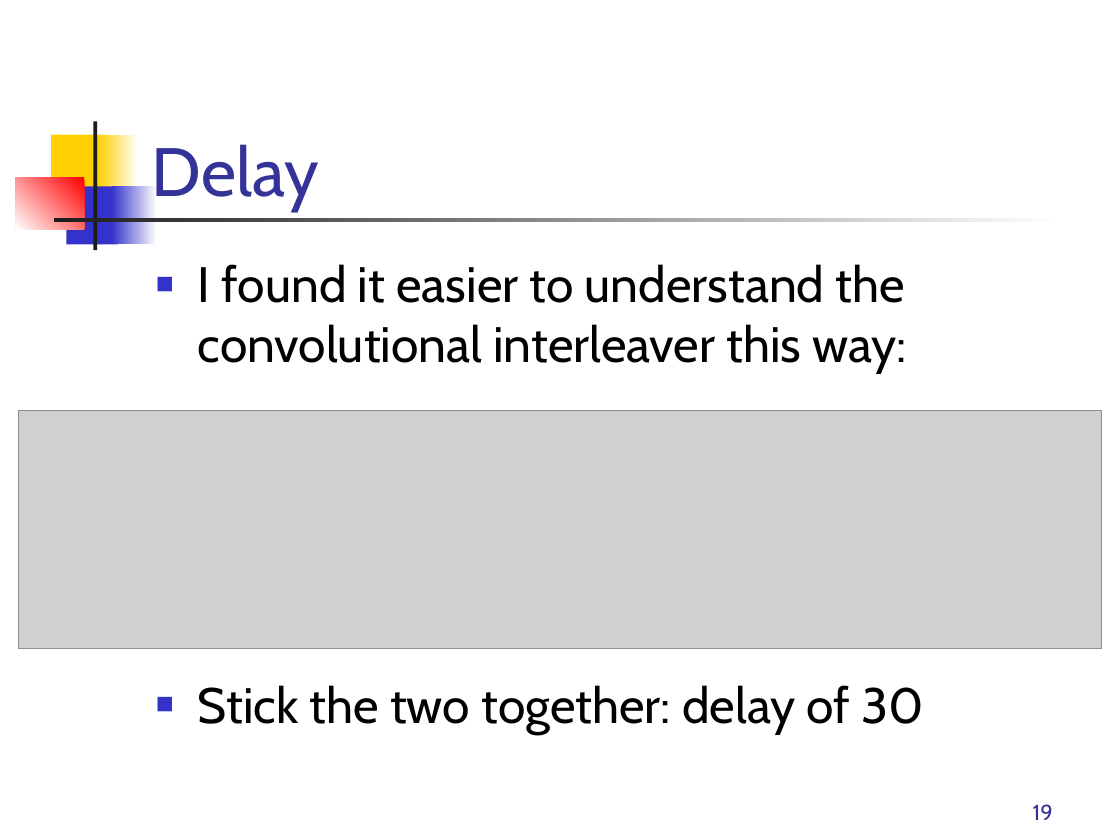
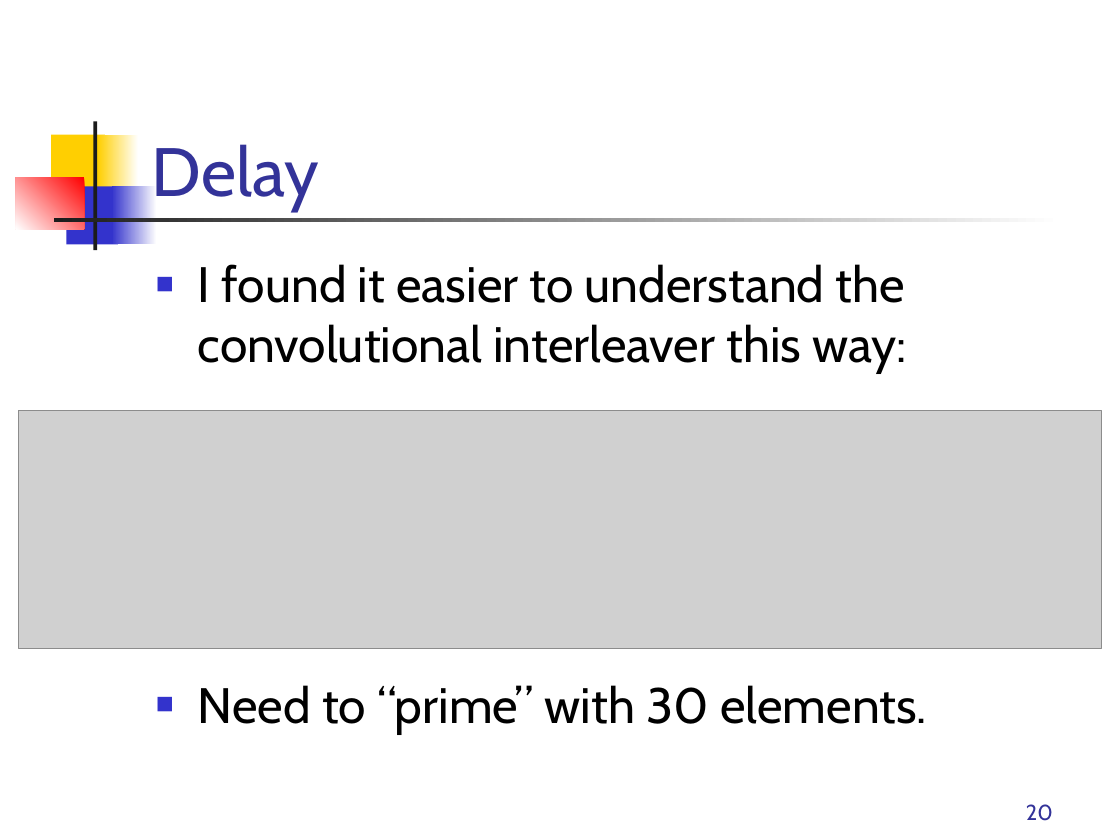
Before and after one commit to rrnewton/StreamIt, a slide deck: slide 20 of streams/apps/applications/hdtv/docs/Streamit-HDTV.ppt (slide 19 before the commit). Drawn at 1120x840 pixels with LibreOffice and Linux fonts; fonts in the diff are those of the drawing; grey boxes stand for pictures. Boxes give left, top, right and bottom in pixels: in the first picture for what was removed or moved away, otherwise in the second. Text is boxed around its words. In the diff, an @@ line names an element or a change of style, - is before the commit and + after.

```diff
--- a/streams/apps/applications/hdtv/docs/Streamit-HDTV.ppt
+++ b/streams/apps/applications/hdtv/docs/Streamit-HDTV.ppt
@@ text at [198,685,927,733]: text changed @@
-■ Stick the two together: delay of 30
+■ Need to “prime” with 30 elements.
@@ page number at [1026,804,1053,821]: text changed @@
-19
+20
```
Also in this commit, not shown: 7 other slides changed, 1 slide added, 1 other file.
